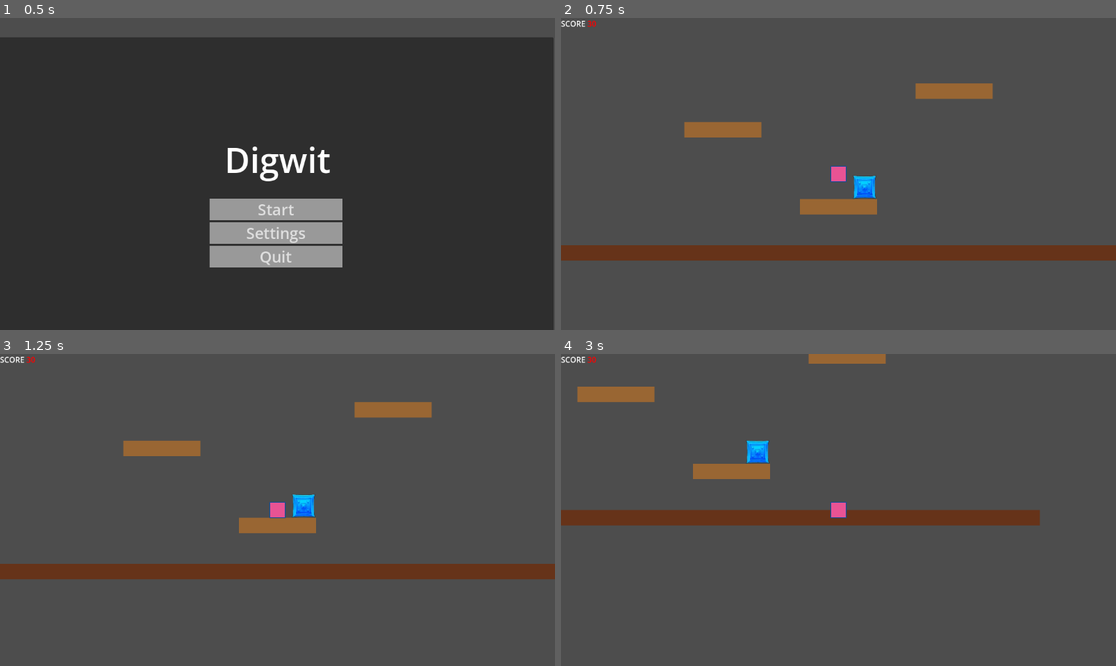
Above: before the commit, frames 1-4 (two rows, left to right).
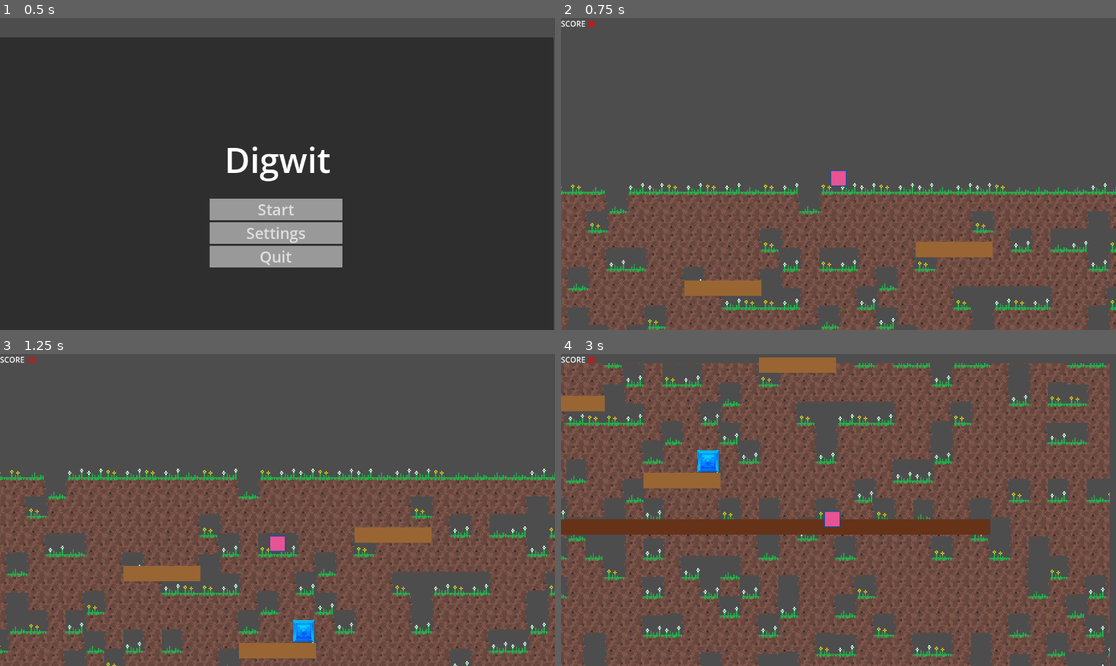
Above: after the commit, the same moments.

Repository: d-v-b/ld58
Game: Godot game, scene res://scenes/main_menu.tscn
Same seed, same stepped clock (60 frames per second), same inputs: the game is played once before the commit and once after it.
Inputs (mouse positions are in pixels of both pictures, inside the frame that each line leads up to):
- Up to frame 1 (0.5 s): no input
- Up to frame 2 (0.75 s): click "Start" at 0.5 s
- Up to frame 3 (1.25 s): no input
- Up to frame 4 (3 s): move the mouse to (866, 506) at 1.27 s; press the mouse at (866, 506) at 1.28 s; hold Right (ui_right) 1.28-2.78 s; tap Space (action_jump) at 1.52, 2.27 s; move the mouse to (577, 363) at 2.02 s; release the mouse at (577, 363) at 2.03 s; click (577, 363) at 2.1 s; move the mouse to (894, 441) at 2.77 s; press the mouse at (894, 441) at 2.78 s; hold Left (ui_left) from 2.78 s (still down)

Frame 1 is identical in both runs. In frame 2, 38% of the frame differs, in the area x 0-100%, y 20-100%; in frame 3, 49%; in frame 4, 71%, in the area x 0-99%, y 0-100%.

Commit message:
got renderer working

Diff:
--- a/Collector/scenes/game.tscn
+++ b/Collector/scenes/game.tscn
@@ -1,8 +1,8 @@
-
-[gd_scene load_steps=7 format=3 uid="uid://tsmtvocl2gs3"]
+[gd_scene load_steps=8 format=3 uid="uid://tsmtvocl2gs3"]
 
 [ext_resource type="Script" uid="uid://b7k8d2qq5wept" path="res://scripts/game.gd" id="1_qbsmt"]
 [ext_resource type="PackedScene" uid="uid://cgohnh6jevo5g" path="res://scenes/player.tscn" id="2_cpr0p"]
+[ext_resource type="Script" uid="uid://jvqkm5cklhsy" path="res://scripts/world-renderer2.gd" id="2_iywne"]
 [ext_resource type="PackedScene" uid="uid://swkim5fvj60i" path="res://scenes/mining_block.tscn" id="2_lnu2h"]
 [ext_resource type="PackedScene" uid="uid://bgh183yp2hi7y" path="res://scenes/hud.tscn" id="4_lbhrr"]
 
@@ -16,14 +16,17 @@
 
 [node name="Camera2D" type="Camera2D" parent="."]
 zoom = Vector2(0.8, 0.8)
+position_smoothing_enabled = true
 
-[node name="TextureRect" type="TextureRect" parent="Camera2D"]
-z_index = 1
-offset_left = -561.0
-offset_top = -393.0
-offset_right = 531.0
-offset_bottom = 388.0
-script = ExtResource("2_lnu2h")
+[node name="CanvasLayer" type="CanvasLayer" parent="Camera2D"]
+
+[node name="ColorRect" type="ColorRect" parent="Camera2D"]
+anchors_preset = 15
+anchor_right = 1.0
+anchor_bottom = 1.0
+grow_horizontal = 2
+grow_vertical = 2
+script = ExtResource("2_iywne")
 
 [node name="Arena" type="Node2D" parent="."]
 
@@ -127,6 +130,5 @@
 position = Vector2(68, 447)
 
 [node name="Player" parent="." instance=ExtResource("2_cpr0p")]
-position = Vector2(0, 400)
 
 [node name="HUD" parent="." instance=ExtResource("4_lbhrr")]
--- a/Collector/scripts/world-renderer2.gd
+++ b/Collector/scripts/world-renderer2.gd
@@ -1,118 +1,43 @@
-extends TextureRect
+extends ColorRect
 
 var grid_buffer : RID
-var grid_texture : Texture2DRD
-var shader_path = "res://shaders/world_renderer.glsl"
+var grid_texture : ImageTexture
 
-var texture_atlas : Texture2DRD
-
-var shader : RID
-var pipeline : RID
-var uniform_set : RID
-
+var grid_image
 var viewport_size : Vector2i
 
+var shader_mat : ShaderMaterial
+
 func _ready() -> void:
-	var rd := RenderingServer.get_rendering_device()  # Access the low-level RenderingDevice
-	viewport_size = get_viewport_rect().size.floor()
-
-	size = get_viewport_rect().size
+	size = get_viewport_rect().size * 1.25
 	position = -size * 0.5
 
-	var _size: Vector2i = Vector2i(WorldGrid.SIZE)
+	var _size = Vector2i(WorldGrid.SIZE)
 
-	var data := PackedByteArray()
-	data.resize(4 * _size.x * _size.y)
-	var counter = 0
-	for y in WorldGrid.SIZE.y:
-		for x in WorldGrid.SIZE.x:
-			data.encode_s32(counter, WorldGrid.get_cell(x, y).value)
-			counter += 4
+	grid_image = Image.create(_size.x, _size.y, false, Image.FORMAT_L8)
+	_upload_world_grid()
 
-	grid_buffer = rd.storage_buffer_create(data.size(), data)
+	grid_texture = ImageTexture.create_from_image(grid_image)
 
-	var tex_format := RDTextureFormat.new()
-	tex_format.format = RenderingDevice.DATA_FORMAT_R32G32B32A32_SFLOAT
-	tex_format.width = viewport_size.x
-	tex_format.height = viewport_size.y
-	tex_format.usage_bits = RenderingDevice.TEXTURE_USAGE_STORAGE_BIT | RenderingDevice.TEXTURE_USAGE_SAMPLING_BIT
+	# Create and assign shader material
+	shader_mat = ShaderMaterial.new()
+	shader_mat.shader = load("res://shaders/world_renderer.gdshader")
+	material = shader_mat
 
-	var texture_atlas_tex2d: Texture2D = load("res://assets/texture_atlas.png")
-	var texture_atlas_img: Image = texture_atlas_tex2d.get_image()
-	texture_atlas_img.convert(Image.FORMAT_RGBA8)
-	var texture_atlas_view := RDTextureView.new()
-
-	var atlas_format := RDTextureFormat.new()
-	atlas_format.width = texture_atlas_img.get_width()
-	atlas_format.height = texture_atlas_img.get_height()
-	atlas_format.format = RenderingDevice.DATA_FORMAT_R8G8B8A8_UNORM
-	atlas_format.usage_bits = RenderingDevice.TEXTURE_USAGE_SAMPLING_BIT
-
-	var texture_atlas_rid := rd.texture_create(atlas_format, texture_atlas_view, [texture_atlas_img.get_data()])
-
-	texture_atlas = Texture2DRD.new()
-	texture_atlas.texture_rd_rid = texture_atlas_rid
-
-	grid_texture = Texture2DRD.new()
-
-	grid_texture.texture_rd_rid = rd.texture_create(tex_format, RDTextureView.new())
-
-	_load_pipeline()
-
-	texture = grid_texture
+	# Pass uniforms
+	shader_mat.set_shader_parameter("grid_tex", grid_texture)
+	shader_mat.set_shader_parameter("atlas_tex", load("res://assets/texture_atlas.png"))
+	shader_mat.set_shader_parameter("grid_size", Vector2(WorldGrid.SIZE))
+	shader_mat.set_shader_parameter("grid_min", WorldGrid.starting_position)
+	shader_mat.set_shader_parameter("cell_size", WorldGrid.CELL_SIZE)
 
 
 func _process(_delta: float) -> void:
-	_run_pipeline()
+	shader_mat.set_shader_parameter("camera_position", get_viewport().get_camera_2d().get_screen_center_position())
+	shader_mat.set_shader_parameter("screen_size", get_viewport_rect().size * 1.25)
 
-
-func _load_pipeline():
-	var rd := RenderingServer.get_rendering_device()
-	var shader_file = load(shader_path)
-	shader = rd.shader_create_from_spirv(shader_file.get_spirv())
-	pipeline = rd.compute_pipeline_create(shader)
-
-	var nearest_sampler := RDSamplerState.new()
-	nearest_sampler.min_filter = RenderingDevice.SAMPLER_FILTER_NEAREST
-	nearest_sampler.mag_filter = RenderingDevice.SAMPLER_FILTER_NEAREST
-
-	var buffer_uniform := RDUniform.new()
-	buffer_uniform.uniform_type = RenderingDevice.UNIFORM_TYPE_STORAGE_BUFFER
-	buffer_uniform.binding = 0
-	buffer_uniform.add_id(grid_buffer)
-
-	var texture_uniform := RDUniform.new()
-	texture_uniform.uniform_type = RenderingDevice.UNIFORM_TYPE_IMAGE
-	texture_uniform.binding = 1
-	texture_uniform.add_id(grid_texture.texture_rd_rid)
-
-	var texture_atlas_uniform := RDUniform.new()
-	texture_atlas_uniform.uniform_type = RenderingDevice.UNIFORM_TYPE_SAMPLER_WITH_TEXTURE
-	texture_atlas_uniform.binding = 2
-	texture_atlas_uniform.add_id(rd.sampler_create(nearest_sampler))
-	texture_atlas_uniform.add_id(texture_atlas.texture_rd_rid)
-
-
-
-	uniform_set = rd.uniform_set_create([buffer_uniform, texture_uniform, texture_atlas_uniform], shader, 0)
-
-func _run_pipeline():
-	var push_data := PackedByteArray()
-	push_data.resize(48)
-	push_data.encode_s32(0, WorldGrid.SIZE.x)
-	push_data.encode_s32(4, WorldGrid.SIZE.y)
-	push_data.encode_float(8, WorldGrid.starting_position.x)
-	push_data.encode_float(12, WorldGrid.starting_position.y)
-	push_data.encode_float(16, WorldGrid.CELL_SIZE)
-	push_data.encode_float(20, get_viewport().get_camera_2d().position.x)
-	push_data.encode_float(24, get_viewport().get_camera_2d().position.y)
-	push_data.encode_float(28, viewport_size.x)
-	push_data.encode_float(32, viewport_size.y)
-
-	var rd := RenderingServer.get_rendering_device()
-	var list := rd.compute_list_begin()
-	rd.compute_list_bind_compute_pipeline(list, pipeline)
-	rd.compute_list_bind_uniform_set(list, uniform_set, 0)
-	rd.compute_list_set_push_constant(list, push_data, push_data.size())
-	rd.compute_list_dispatch(list, ceil(viewport_size.x / 16), ceil(viewport_size.y / 16), 1)
-	rd.compute_list_end()
+func _upload_world_grid():
+	for y in range(WorldGrid.SIZE.y):
+		for x in range(WorldGrid.SIZE.x):
+			var v = WorldGrid.get_cell(x, y).value
+			grid_image.set_pixel(x, y, Color(v * 255.0, 0, 0))
--- a/Collector/scripts/world_grid.gd
+++ b/Collector/scripts/world_grid.gd
@@ -32,3 +32,5 @@
 			#
 			#if(cell_value.value == 1):
 				#draw_rect(rect, Color(0.213, 0.412, 0.24, 1.0))
+			#else:
+				#draw_rect(rect, Color(0.515, 0.265, 0.379, 1.0))
--- /dev/null
+++ b/Collector/shaders/world_renderer.gdshader
@@ -0,0 +1,115 @@
+shader_type canvas_item;
+
+
+uniform sampler2D grid_tex;
+uniform sampler2D atlas_tex : filter_nearest;
+
+uniform vec2 camera_position;
+uniform vec2 screen_size;
+uniform vec2 grid_min;
+uniform ivec2 grid_size;
+uniform float cell_size;
+uniform int atlas_tiles_x = 16;
+uniform int atlas_tiles_y = 16;
+
+const float atlas_resolution = 16.0;
+const vec2 atlas_size = vec2(256);
+
+const ivec2 grass_1 = ivec2(0, 0);
+
+const ivec2 dirt_mid = ivec2(1, 2);
+const ivec2 dirt_mid_left = ivec2(0, 2);
+const ivec2 dirt_mid_rght = ivec2(2, 2);
+const ivec2 dirt_top_mid = ivec2(1, 1);
+const ivec2 dirt_top_left = ivec2(0, 1);
+const ivec2 dirt_top_rght = ivec2(2, 1);
+const ivec2 dirt_bot_mid = ivec2(1, 3);
+const ivec2 dirt_bot_left = ivec2(0, 3);
+const ivec2 dirt_bot_rght = ivec2(2, 3);
+
+void vertex() {
+	// Called for every vertex the material is visible on.
+}
+
+float rand(vec2 co) {
+    return fract(sin(dot(co, vec2(12.9898, 78.233))) * 43758.5453);
+}
+
+vec4 get_cell(ivec2 cell_position)
+{
+    if (cell_position.x > 0 && cell_position.x < grid_size.x && cell_position.y > 0 && cell_position.y < grid_size.y)
+    {
+		vec2 uv = (vec2(cell_position) + 0.5) / vec2(grid_size);
+        return texture(grid_tex, uv);
+    }
+    return vec4(0.0);
+}
+
+vec2 get_uv(ivec2 texture_pos, vec2 sub_cell_position)
+{
+    return ((vec2(texture_pos) * atlas_resolution) + (sub_cell_position / cell_size) * atlas_resolution) / atlas_size;
+}
+
+ivec2 pick_tile(int mask) {
+    // Simplified: only using top variants
+    if (mask == 0) return dirt_top_mid; // isolated
+    if ((mask & 1) == 0) { // no tile above
+        if ((mask & 8) == 0) return dirt_top_left;
+        if ((mask & 2) == 0) return dirt_top_rght;
+        return dirt_top_mid;
+    }
+	else if ((mask & 4) == 0) { // no tile below
+        if ((mask & 8) == 0) return dirt_bot_left;
+        if ((mask & 2) == 0) return dirt_bot_rght;
+        return dirt_bot_mid;
+    }
+	else if ((mask & 8) == 0) { // no tile to left
+		return dirt_mid_left;
+	}
+	else if ((mask & 2) == 0) { // no tile to right
+		return dirt_mid_rght;
+	}
+    return dirt_mid;
+}
+
+void fragment() {
+	//vec2 pixel_position = ((SCREEN_UV - vec2(0.5)) * screen_size) + camera_position;
+	vec2 pixel_position = camera_position + (SCREEN_UV - 0.5) * (screen_size);
+	vec2 grid_position = pixel_position - grid_min;
+
+	ivec2 cell_position = ivec2(floor(grid_position / cell_size));
+    vec2 sub_cell_position = mod(grid_position, cell_size);
+
+	float cell = get_cell(cell_position).r;
+
+    vec4 color = vec4(0.0);
+
+	if (cell == 1.0) {
+	    int mask = 0;
+	    mask |= int(get_cell(cell_position + ivec2(0, -1)).r > 0.0) * 1;
+	    mask |= int(get_cell(cell_position + ivec2(1, 0)).r > 0.0) * 2;
+	    mask |= int(get_cell(cell_position + ivec2(0, 1)).r > 0.0) * 4;
+	    mask |= int(get_cell(cell_position + ivec2(-1, 0)).r > 0.0) * 8;
+
+	    ivec2 tile = pick_tile(mask);
+	    color = texture(atlas_tex, get_uv(tile, sub_cell_position));
+	}
+	else if (cell == 0.0) {
+		if (get_cell(cell_position + ivec2(0, 1)).r == 1.0) //below is dirt
+		{
+			ivec2 offset = ivec2(vec2(rand(vec2(cell_position)) * 3.0, 0.0));
+			color = texture(atlas_tex, get_uv(grass_1 + offset, sub_cell_position));
+		}
+
+	}
+
+
+	COLOR = color;//vec4(sub_cell_position / 50.0, 0.0, 0.4);//texture(grid_tex, UV);
+	//COLOR.a = 0.5;
+	// Called for every pixel the material is visible on.
+}
+
+//void light() {
+//	// Called for every pixel for every light affecting the CanvasItem.
+//	// Uncomment to replace the default light processing function with this one.
+//}
Not shown, added: Collector/shaders/world_renderer.gdshader.uid
Not shown, changed: Collector/shaders/world_renderer.glsl
